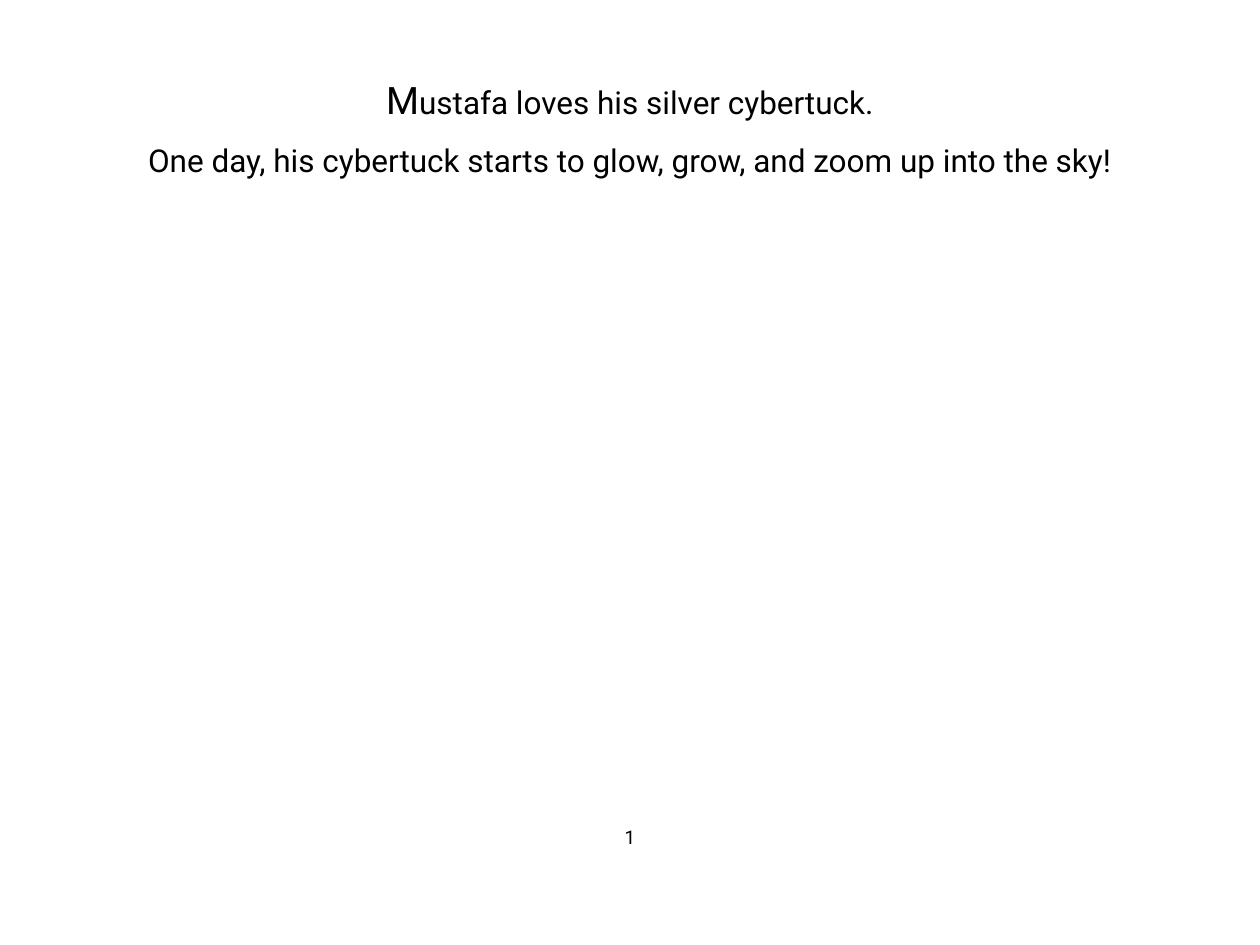
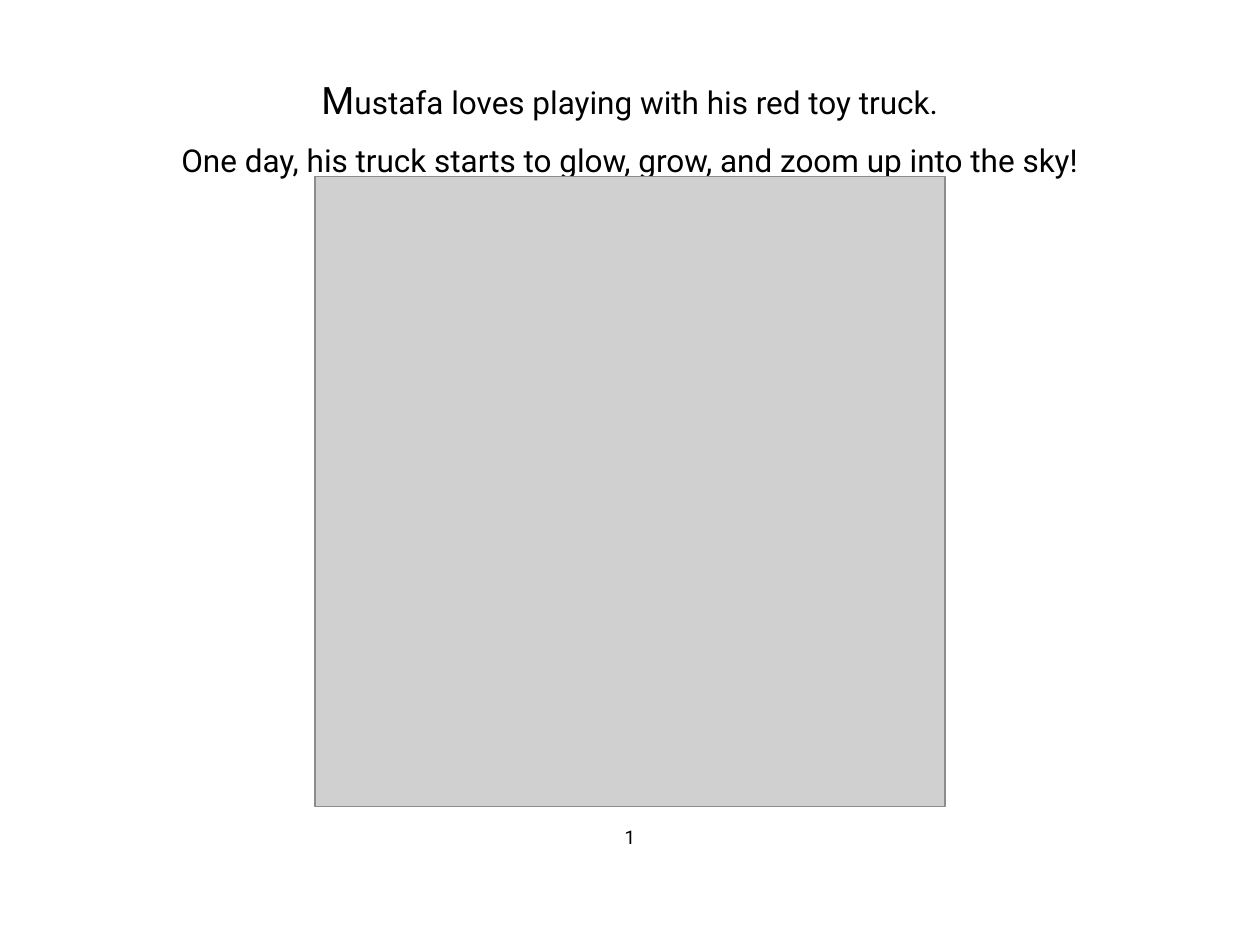
Before and after one commit to abidlabs/drawbook, a slide deck: slide 2 of test.pptx. Drawn at 1260x945 pixels with LibreOffice and Linux fonts; fonts in the diff are those of the drawing; grey boxes stand for pictures. Boxes give left, top, right and bottom in pixels: in the first picture for what was removed or moved away, otherwise in the second. Text is boxed around its words. In the diff, an @@ line names an element or a change of style, - is before the commit and + after.

```diff
--- a/test.pptx
+++ b/test.pptx
@@ title at [181,90,1078,180]: text changed @@
-Mustafa loves his silver cybertuck.
-One day, his cybertuck starts to glow, grow, and zoom up into the sky!
+Mustafa loves playing with his red toy truck.
+One day, his truck starts to glow, grow, and zoom up into the sky!
@@ picture added at [315,176,945,806] @@
```
Also in this commit, not shown: 3 other slides changed, 3 other files.
